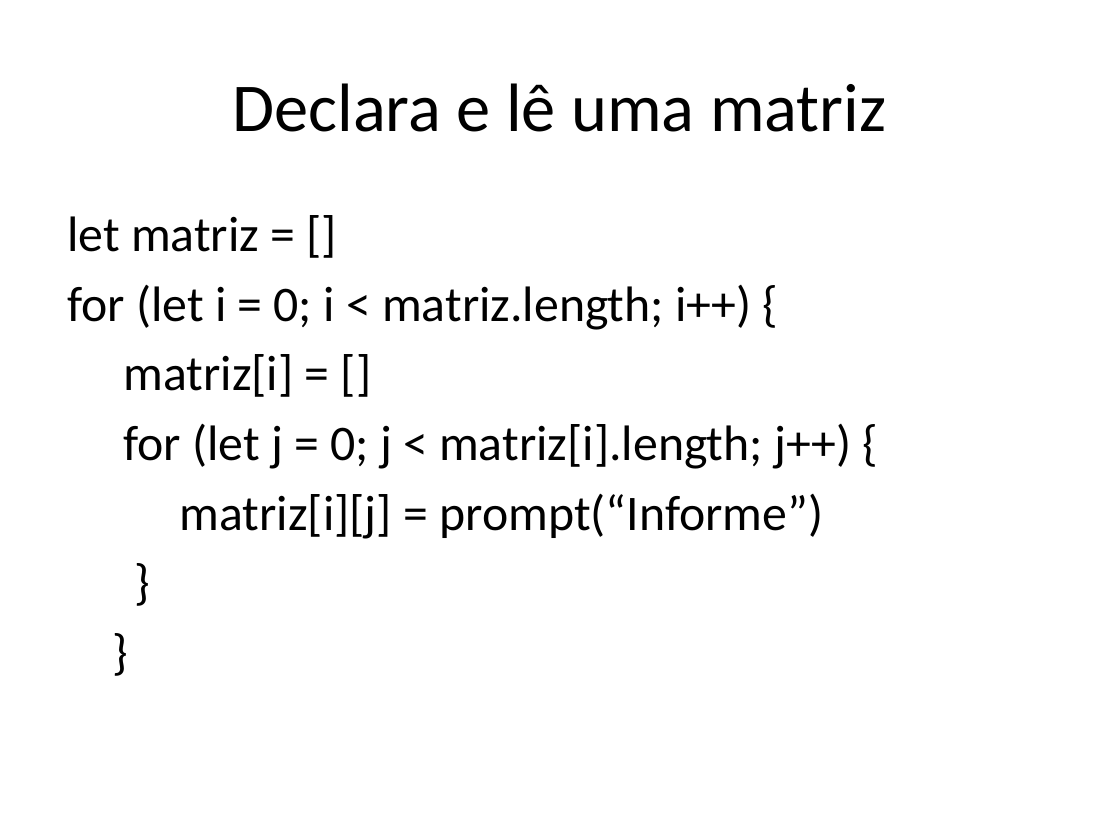
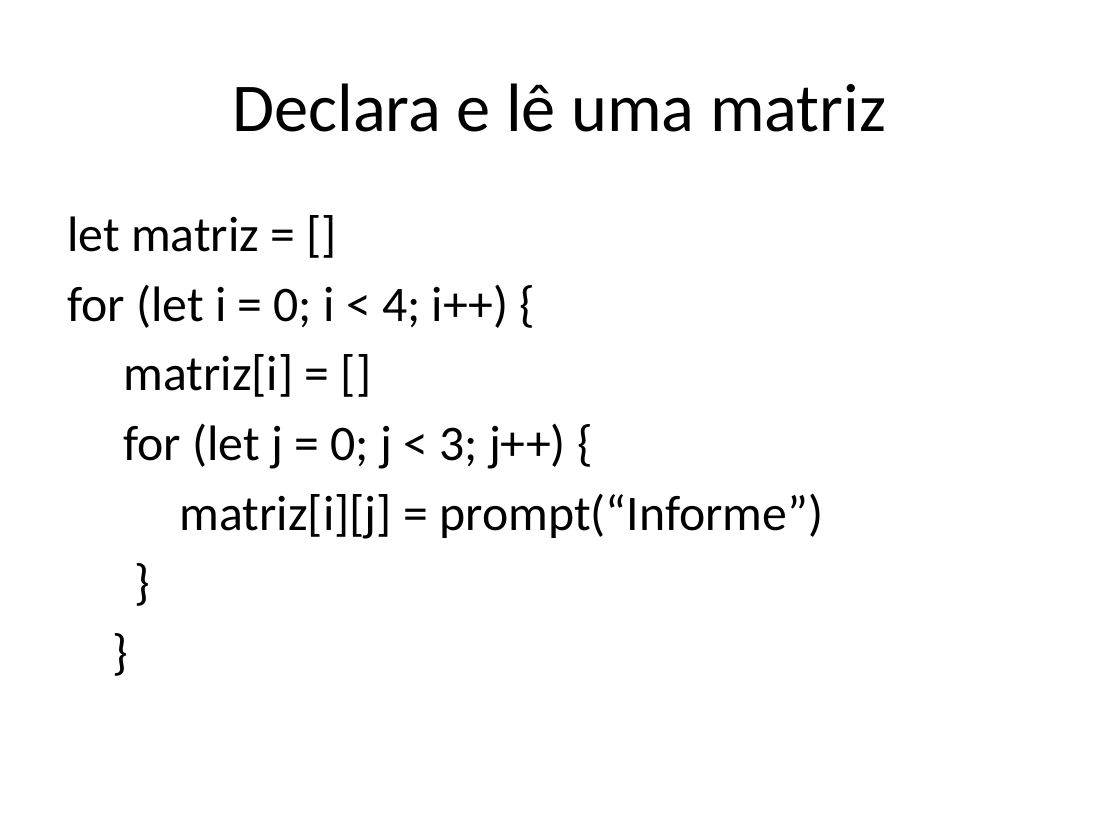
Before and after one commit to dfpires/progcomp2-2024b, a slide deck: slide 6 of matrizes_2d_javascript.pptx. Drawn at 1120x840 pixels with LibreOffice and Linux fonts; fonts in the diff are those of the drawing. Boxes give left, top, right and bottom in pixels: in the first picture for what was removed or moved away, otherwise in the second. Text is boxed around its words. In the diff, an @@ line names an element or a change of style, - is before the commit and + after.

```diff
--- a/matrizes_2d_javascript.pptx
+++ b/matrizes_2d_javascript.pptx
@@ text at (67,285,508,328): text changed @@
-for (let i = 0; i < matriz.length; i++) {
+for (let i = 0; i < 4; i++) {
@@ text at (123,424,566,469): text changed @@
-for (let j = 0; j < matriz[i].length; j++) {
+for (let j = 0; j < 3; j++) {
```
Also in this commit, not shown: 3 other slides changed, 5 slides added.
